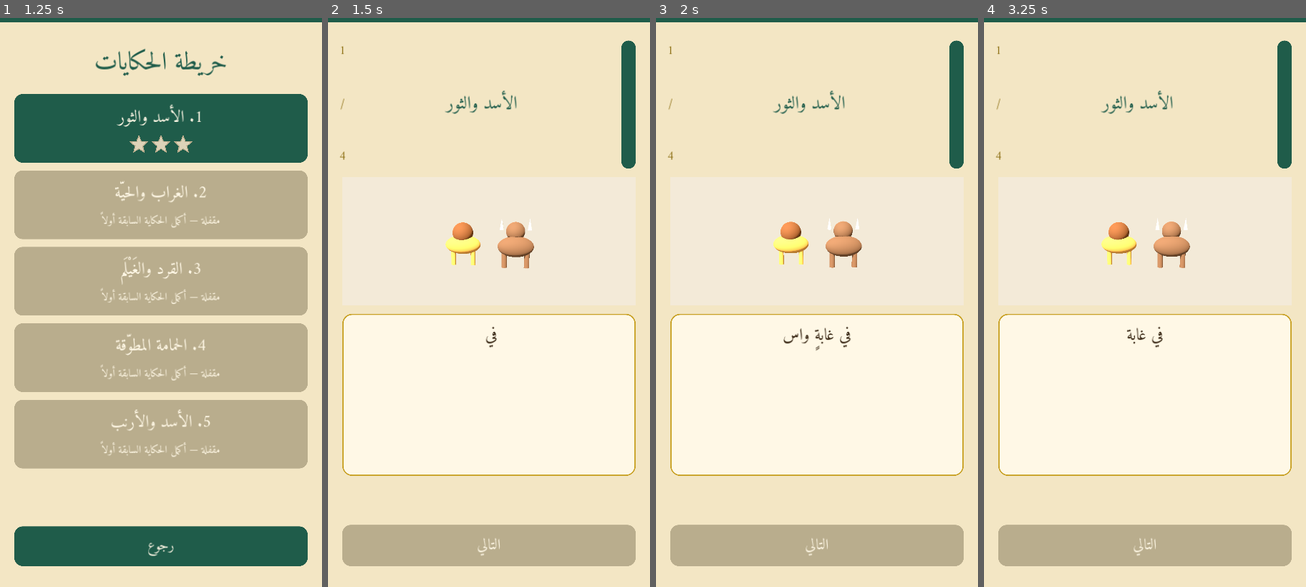
Above: before the commit, frames 1-4 (left to right).
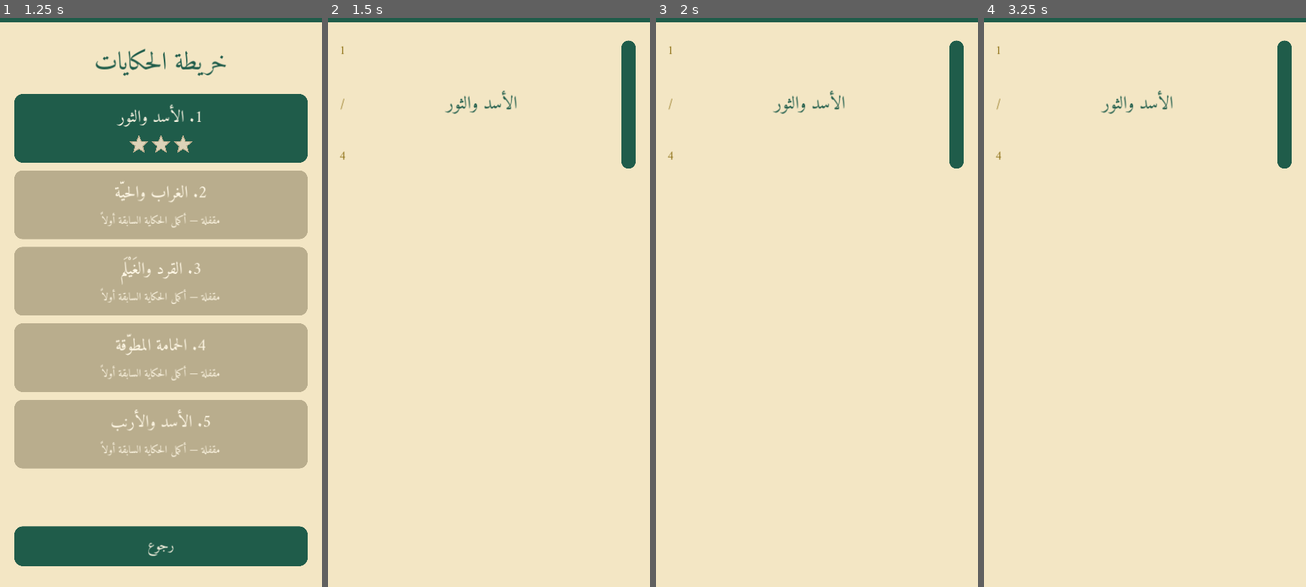
Above: after the commit, the same moments.

Repository: bdssmdkacem-dot/Kalila-Dimna
Game: Godot game, scene res://scenes/main_menu.tscn
Two runs of this game, one before a commit and one after it. Both use one fixed random seed, a clock stepped at 60 frames per second and the inputs below.
Inputs (mouse positions are in pixels of both pictures, inside the frame that each line leads up to):
- Up to frame 1 (1.25 s): click "ابدأ الحكايات" at 0.5 s
- Up to frame 2 (1.5 s): click (489, 126) at 1.25 s
- Up to frame 3 (2 s): no input
- Up to frame 4 (3.25 s): click "رجوع" at 2 s; click (1145, 126) at 2.75 s

Frame 1 is identical in both runs. In frame 2, 33% of the frame differs, in the area x 4-96%, y 35-97%; in frame 3, 33%; in frame 4, 33%.
Error after the commit: Parse Error: Cannot infer the type of "names" variable because the value doesn't have a set type. (res://ui/animal_stage.gd:177)

Commit message:
feat(3d): load real animal assets with procedural fallback

Diff:
--- a/ui/animal_stage.gd
+++ b/ui/animal_stage.gd
@@ -134,6 +134,11 @@
     return _part(parent, mesh, pos, _mat(color), scale)
 
 func _make_animal(id: String) -> Node3D:
+    var imported := _load_real_animal(id)
+    if imported != null:
+        imported.name = id
+        return imported
+
     var root := Node3D.new()
     root.name = id
     match id:
@@ -148,6 +153,34 @@
         _: _make_hare(root)
     return root
 
+func _load_real_animal(id: String) -> Node3D:
+    var candidates := [
+        "res://assets/3d/animals/%s.glb" % id,
+        "res://assets/3d/animals/%s.gltf" % id,
+    ]
+    for path in candidates:
+        if not ResourceLoader.exists(path):
+            continue
+        var packed := load(path) as PackedScene
+        if packed == null:
+            push_warning("Animal asset exists but could not be loaded: %s" % path)
+            continue
+        var instance := packed.instantiate()
+        if instance is Node3D:
+            _start_first_animation(instance)
+            return instance
+    return null
+
+func _start_first_animation(root: Node) -> void:
+    for child in root.get_children():
+        if child is AnimationPlayer:
+            var names := child.get_animation_list()
+            for animation_name in names:
+                if animation_name != "RESET":
+                    child.play(animation_name)
+                    return
+        _start_first_animation(child)
+
 func _make_lion(r: Node3D) -> void:
     var fur := Color("#c98b3c")
     var mane := Color("#70411f")
